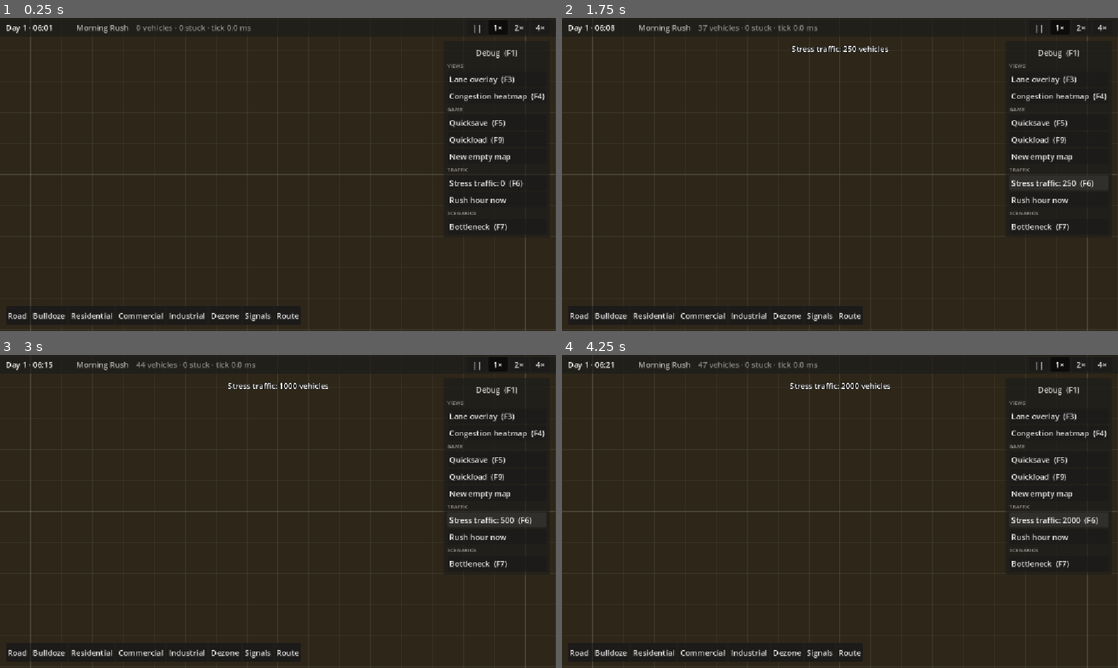
Above: before the commit, frames 1-4 (two rows, left to right).
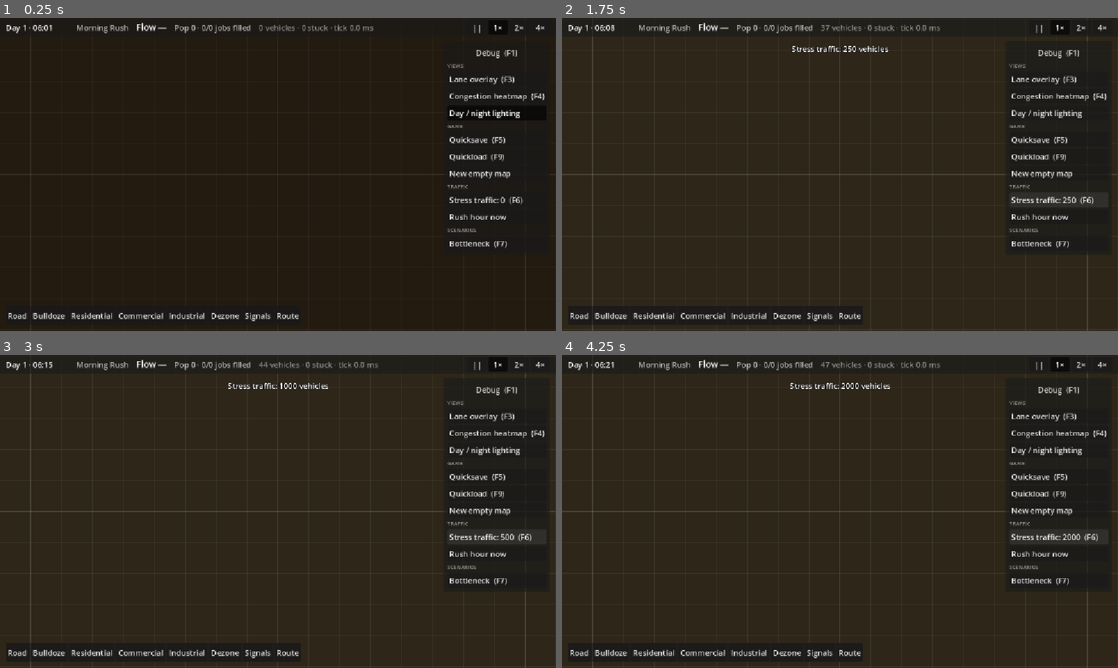
Above: after the commit, the same moments.

Repository: gimk/transit-flow
Game: Godot game, scene res://scenes/main.tscn
The game is run twice, just before and just after one commit, with the same random seed, the same clock (stepped at 60 frames per second) and the same inputs.
Inputs (mouse positions are in pixels of both pictures, inside the frame that each line leads up to):
- Up to frame 1 (0.25 s): no input
- Up to frame 2 (1.75 s): click (1056, 111) at 0.5 s, where only the run after the commit has a clickable "Day / night lighting"; click "Stress traffic: 0 (F6)" at 1.25 s
- Up to frame 3 (3 s): click "Stress traffic: 250 (F6)" at 2 s; click "Stress traffic: 500 (F6)" at 2.75 s
- Up to frame 4 (4.25 s): click "Stress traffic: 1000 (F6)" at 3.5 s

The runs differ from the first frame. In frame 1, 2.0% of the frame differs, in the area x 5-99%, y 1-100%; in frame 2, 2.0%; in frame 3, 2.0%; in frame 4, 2.0%, in the area x 24-97%, y 1-76%.

Commit message:
Phase 3c: patience, Flow score, HUD and day/night
- Trips are timed against their free-flow time: drivers turn red when
  running 2x late and give up at 4x (failed trip)
- FlowMetric scores trips (ideal / actual, failures 0) over the last game
  day; the HUD shows Flow % in green/amber/red plus population and jobs
- DayNight tints the world by time of day (debug toggle)
- Tests: scoring and window, patience and giving up, Flow reacting to
  junction control (62% stop sign vs 90% uncontrolled), and a full day
  with distinct morning / midday / evening / night traffic
- Plan and CLAUDE.md updated for Phase 3

Diff:
--- a/scenes/main.tscn
+++ b/scenes/main.tscn
@@ -14,6 +14,7 @@
 [ext_resource type="Script" path="res://tools/zone_tool.gd" id="12_zone_tool"]
 [ext_resource type="Script" path="res://view/zone_renderer.gd" id="16_zones"]
 [ext_resource type="Script" path="res://view/external_renderer.gd" id="17_externals"]
+[ext_resource type="Script" path="res://view/day_night.gd" id="18_day_night"]
 [ext_resource type="Script" uid="uid://dceukk0ff5qlu" path="res://view/intersection_renderer.gd" id="13_intersections"]
 [ext_resource type="Script" uid="uid://blpje5h1ldfb1" path="res://view/heatmap_overlay.gd" id="14_heatmap"]
 [ext_resource type="Script" uid="uid://b22w3mj2x3c0k" path="res://tools/signal_tool.gd" id="15_signal_tool"]
@@ -84,6 +85,9 @@
 [node name="SignalTool" type="Node2D" parent="World/Tools" unique_id=653219520]
 script = ExtResource("15_signal_tool")
 
+[node name="DayNight" type="CanvasModulate" parent="World"]
+script = ExtResource("18_day_night")
+
 [node name="MapCamera" type="Camera2D" parent="." unique_id=1405124855]
 script = ExtResource("2_camera")
 
--- /dev/null
+++ b/sim/city/flow_metric.gd
@@ -0,0 +1,63 @@
+class_name FlowMetric
+extends RefCounted
+## The player's score: how smoothly the city's trips flow. A finished trip scores its
+## ideal (free-flow) time divided by its actual time, capped at 1; a failed or abandoned
+## trip scores 0. Flow % is the average over trips that ended within the last game day.
+## Debug stress traffic doesn't count.
+
+## One game day, in sim seconds.
+const WINDOW := SimClock.MINUTES_PER_DAY / SimClock.GAME_MINUTES_PER_SIM_SECOND
+
+## [end time, score] for each counted trip in the window, oldest first.
+var _records: Array[Vector2] = []
+var _total := 0.0
+
+
+func _init(vehicles: VehicleSystem) -> void:
+	vehicles.vehicle_arrived.connect(_on_arrived)
+	vehicles.vehicle_failed.connect(_on_failed)
+
+
+## Flow over the last game day, 0-100, or -1 when no trip has ended yet.
+func get_flow_percent(now: float) -> float:
+	_forget_before(now - WINDOW)
+	if _records.is_empty():
+		return -1.0
+	return 100.0 * _total / _records.size()
+
+
+func get_trip_count(now: float) -> int:
+	_forget_before(now - WINDOW)
+	return _records.size()
+
+
+static func score(vehicle: Vehicle, arrived: bool) -> float:
+	if not arrived:
+		return 0.0
+	var actual := vehicle.trip_end_time - vehicle.trip_start_time
+	return 1.0 if actual <= 0.0 else clampf(vehicle.ideal_trip_time / actual, 0.0, 1.0)
+
+
+func _record(vehicle: Vehicle, arrived: bool) -> void:
+	if vehicle.owner_id == StressTraffic.OWNER_ID:
+		return
+	var value := score(vehicle, arrived)
+	_records.append(Vector2(vehicle.trip_end_time, value))
+	_total += value
+
+
+func _forget_before(time: float) -> void:
+	var drop := 0
+	while drop < _records.size() and _records[drop].x < time:
+		_total -= _records[drop].y
+		drop += 1
+	if drop > 0:
+		_records = _records.slice(drop)
+
+
+func _on_arrived(vehicle: Vehicle) -> void:
+	_record(vehicle, true)
+
+
+func _on_failed(vehicle: Vehicle) -> void:
+	_record(vehicle, false)
--- a/sim/routing/route.gd
+++ b/sim/routing/route.gd
@@ -18,6 +18,19 @@
 	travel_time = p_travel_time
 
 
+## Travel time with no traffic at all (speed limits only), in sim seconds: the yardstick
+## for patience and the Flow score.
+func get_free_flow_time(roads: RoadNetwork) -> float:
+	var time := 0.0
+	var last := lane_ids.size() - 1
+	for i in lane_ids.size():
+		var lane := roads.lanes[lane_ids[i]]
+		var from := start_distance if i == 0 else 0.0
+		var to := end_distance if i == last else lane.length
+		time += maxf(to - from, 0.0) / lane.speed_limit
+	return time
+
+
 ## The driven path as one polyline (for debug drawing and tests).
 func get_polyline(roads: RoadNetwork) -> PackedVector2Array:
 	var points := PackedVector2Array()
--- a/sim/simulation.gd
+++ b/sim/simulation.gd
@@ -19,6 +19,7 @@
 var freight: FreightSystem
 var stress: StressTraffic
 var congestion: CongestionMonitor
+var flow: FlowMetric
 var tick_count := 0
 
 
@@ -34,6 +35,7 @@
 	freight = FreightSystem.new(lots, externals, router, vehicles, clock)
 	stress = StressTraffic.new(roads, router, vehicles)
 	congestion = CongestionMonitor.new(roads, router, vehicles)
+	flow = FlowMetric.new(vehicles)
 
 
 func step() -> void:
--- a/sim/traffic/vehicle.gd
+++ b/sim/traffic/vehicle.gd
@@ -42,6 +42,15 @@
 ## When it was let into its current or next junction (VehicleSystem's grant counter).
 var entry_order := 0
 
+## Trip timing (sim seconds): when it set off, how long it would take with empty roads,
+## and when it ended. Drives patience and the Flow score.
+var trip_start_time := 0.0
+var ideal_trip_time := 0.0
+var trip_end_time := 0.0
+## Running late (shown in red); `gave_up` once patience ran out and the trip was abandoned.
+var impatient := false
+var gave_up := false
+
 ## Per-tick scratch filled by VehicleSystem before vehicles move: bumper-to-bumper gap to
 ## the vehicle ahead and its speed, and the distance to a stop line it may not cross.
 var leader_gap := INF
--- a/sim/traffic/vehicle_system.gd
+++ b/sim/traffic/vehicle_system.gd
@@ -49,6 +49,14 @@
 const STOPPED_SPEED := 1.0
 ## Below this fraction of the lane's limit a vehicle counts as held up (for re-routing).
 const SLOW_FRACTION := 0.3
+## Patience. A trip's yardstick is its free-flow time plus a little for starting and
+## stopping; past IMPATIENT_FACTOR x that + IMPATIENT_GRACE the driver is impatient (red),
+## past GIVE_UP_FACTOR x that + GIVE_UP_GRACE they give up and the trip fails.
+const START_STOP_ALLOWANCE := 2.0  ## Sim seconds.
+const IMPATIENT_FACTOR := 2.0
+const IMPATIENT_GRACE := 15.0
+const GIVE_UP_FACTOR := 4.0
+const GIVE_UP_GRACE := 60.0
 ## A vehicle within this of its stop line counts as standing at it.
 const STOP_LINE_TOLERANCE := 2.0
 ## How long a vehicle must stand at a stop sign before it may go.
@@ -110,6 +118,8 @@
 	vehicle.distance = route.start_distance
 	vehicle.next_lanes = _to_lanes(route.lane_ids.slice(1))
 	vehicle.end_distance = route.end_distance
+	vehicle.trip_start_time = _time
+	vehicle.ideal_trip_time = route.get_free_flow_time(_roads) + START_STOP_ALLOWANCE
 	_update_pose(vehicle)
 	vehicle.previous_position = vehicle.position
 	vehicle.previous_rotation = vehicle.rotation
@@ -183,6 +193,7 @@
 		_reroute_all()
 	_prepare(dt)
 	var arrived: Array[Vehicle] = []
+	var gave_up: Array[Vehicle] = []
 	for vehicle: Vehicle in vehicles.values():
 		vehicle.previous_position = vehicle.position
 		vehicle.previous_rotation = vehicle.rotation
@@ -193,10 +204,20 @@
 		vehicle.stopped_time = vehicle.stopped_time + dt if vehicle.speed < STOPPED_SPEED else 0.0
 		var slow := vehicle.speed < SLOW_FRACTION * vehicle.lane.speed_limit
 		vehicle.slow_time = vehicle.slow_time + dt if slow else 0.0
+		var elapsed := _time - vehicle.trip_start_time
+		if elapsed > vehicle.ideal_trip_time * IMPATIENT_FACTOR + IMPATIENT_GRACE:
+			vehicle.impatient = true
+			if elapsed > vehicle.ideal_trip_time * GIVE_UP_FACTOR + GIVE_UP_GRACE:
+				gave_up.append(vehicle)
 	for vehicle in arrived:
 		_detach(vehicle)
 		vehicles.erase(vehicle.id)
+		vehicle.trip_end_time = _time
 		vehicle_arrived.emit(vehicle)
+	for vehicle in gave_up:
+		if vehicles.has(vehicle.id):
+			vehicle.gave_up = true
+			_fail(vehicle)
 
 
 # --- Pass 1: what is ahead, junction requests ----------------------------------
@@ -619,9 +640,15 @@
 			or vehicle.next_lanes[0] != granted or _roads.lanes.get(granted.id) != granted):
 		_release_grant(vehicle)
 	if not ok:
-		_detach(vehicle)
-		vehicles.erase(vehicle.id)
-		vehicle_failed.emit(vehicle)
+		_fail(vehicle)
+
+
+## Ends a vehicle's trip unsuccessfully.
+func _fail(vehicle: Vehicle) -> void:
+	_detach(vehicle)
+	vehicles.erase(vehicle.id)
+	vehicle.trip_end_time = _time
+	vehicle_failed.emit(vehicle)
 
 
 ## Finds a fresh route to the destination from where the vehicle is now.
--- a/tests/integration/test_build_tools.gd
+++ b/tests/integration/test_build_tools.gd
@@ -173,7 +173,7 @@
 
 func test_main_scene_has_its_key_nodes() -> void:
 	for path in ["World/GridRenderer", "World/ZoneRenderer", "World/RoadRenderer", "World/IntersectionRenderer", "World/LotRenderer",
-			"World/VehicleRenderer", "World/HeatmapOverlay",
+			"World/VehicleRenderer", "World/HeatmapOverlay", "World/DayNight", "World/ExternalRenderer",
 			"World/LaneOverlay", "World/Tools", "MapCamera", "HUD"]:
 		assert_not_null(_main.get_node_or_null(path), path)
 	for tool_id: StringName in ToolManager.TOOL_SHORTCUTS.values():
--- /dev/null
+++ b/tests/unit/test_daily_pulse.gd
@@ -0,0 +1,63 @@
+extends GutTest
+## Phase 3 "done when": one in-game day plays through the four pulse periods with
+## visibly different traffic: commuter cars in the rushes, trucks at midday, quiet nights.
+
+const G := 64.0
+
+var sim: Simulation
+
+
+func before_each() -> void:
+	sim = Simulation.new()
+
+
+func after_each() -> void:
+	sim.dispose()
+
+
+func _cells(from: Vector2i, to: Vector2i) -> Array[Vector2i]:
+	var cells: Array[Vector2i] = []
+	for x in range(from.x, to.x + 1):
+		for y in range(from.y, to.y + 1):
+			cells.append(Vector2i(x, y))
+	return cells
+
+
+func test_a_day_has_four_distinct_traffic_periods() -> void:
+	Scenarios.add_highway(sim)
+	var origin := Grid.world_to_cell(sim.externals.points[0]) + Vector2i(6, 0)
+	var t := RoadType.load_by_id(&"local_2lane")
+	var at := func(x: int, y: int) -> Vector2: return Vector2(origin + Vector2i(x, y)) * G
+	sim.roads.add_road(at.call(0, 0), at.call(16, 0), t)
+	for x in [0, 4, 8, 12, 16]:
+		sim.roads.add_road(at.call(x, -3), at.call(x, 3), t)
+	sim.roads.add_road(at.call(0, -3), at.call(16, -3), t)
+	sim.roads.add_road(at.call(0, 3), at.call(16, 3), t)
+	sim.zones.paint(_cells(origin + Vector2i(0, -3), origin + Vector2i(7, 2)), Lot.Type.RESIDENTIAL)
+	sim.zones.paint(_cells(origin + Vector2i(8, -3), origin + Vector2i(15, -1)), Lot.Type.COMMERCIAL)
+	sim.zones.paint(_cells(origin + Vector2i(8, 0), origin + Vector2i(15, 2)), Lot.Type.INDUSTRIAL)
+
+	# New vehicles per period: [cars, trucks].
+	var counts := {}
+	for period in SimClock.Period.values():
+		counts[period] = [0, 0]
+	var seen := {}
+	var ticks := int(SimClock.MINUTES_PER_DAY / SimClock.GAME_MINUTES_PER_SIM_SECOND * Simulation.TICK_RATE)
+	for i in ticks:
+		sim.step()
+		var period := sim.clock.get_period()
+		for vehicle: Vehicle in sim.vehicles.vehicles.values():
+			if not seen.has(vehicle.id):
+				seen[vehicle.id] = true
+				counts[period][1 if vehicle.kind == Vehicle.Kind.TRUCK else 0] += 1
+	var P := SimClock.Period
+	gut.p("cars/trucks per period: morning %s, midday %s, evening %s, night %s, flow %.0f%%" % [
+		counts[P.MORNING_RUSH], counts[P.MIDDAY_LOGISTICS], counts[P.EVENING_RUSH], counts[P.NIGHT],
+		sim.flow.get_flow_percent(sim.get_sim_time())])
+
+	assert_gt(counts[P.MORNING_RUSH][0], counts[P.MORNING_RUSH][1], "morning: mostly commuter cars")
+	assert_gt(counts[P.MIDDAY_LOGISTICS][1], counts[P.MIDDAY_LOGISTICS][0], "midday: mostly trucks")
+	assert_gt(counts[P.EVENING_RUSH][0], counts[P.EVENING_RUSH][1], "evening: mostly commuter cars")
+	var night_total: int = counts[P.NIGHT][0] + counts[P.NIGHT][1]
+	assert_lt(night_total, counts[P.MORNING_RUSH][0], "night is quiet")
+	assert_gt(sim.flow.get_flow_percent(sim.get_sim_time()), 0.0, "trips were scored")
--- /dev/null
+++ b/tests/unit/test_flow.gd
@@ -0,0 +1,105 @@
+extends GutTest
+## Phase 3c: patience, failed trips and the Flow score.
+
+const G := 64.0
+const DT := Simulation.TICK_DT
+
+var sim: Simulation
+
+
+func before_each() -> void:
+	sim = Simulation.new()
+
+
+func after_each() -> void:
+	sim.dispose()
+
+
+func _road(from: Vector2, to: Vector2) -> void:
+	sim.roads.add_road(from * G, to * G, RoadType.load_by_id(&"local_2lane"))
+
+
+func _spawn(from: Vector2, to: Vector2, owner := 1) -> Vehicle:
+	var a := sim.roads.find_lane_position(from * G, 4.0)
+	var b := sim.roads.find_lane_position(to * G, 4.0)
+	return sim.vehicles.spawn(sim.router.find_route(a.lane_id, a.distance, b.lane_id, b.distance), -1, owner)
+
+
+func _trip(start: float, ideal: float, end: float, owner := 1) -> Vehicle:
+	var vehicle := Vehicle.new()
+	vehicle.owner_id = owner
+	vehicle.trip_start_time = start
+	vehicle.ideal_trip_time = ideal
+	vehicle.trip_end_time = end
+	return vehicle
+
+
+func test_score_is_ideal_over_actual_capped_at_one() -> void:
+	assert_eq(FlowMetric.score(_trip(0.0, 10.0, 10.0), true), 1.0)
+	assert_eq(FlowMetric.score(_trip(0.0, 10.0, 8.0), true), 1.0, "faster than ideal still caps at 1")
+	assert_almost_eq(FlowMetric.score(_trip(0.0, 10.0, 40.0), true), 0.25, 0.0001)
+	assert_eq(FlowMetric.score(_trip(0.0, 10.0, 12.0), false), 0.0, "failed trips score 0")
+
+
+func test_flow_averages_trips_of_the_last_day() -> void:
+	assert_eq(sim.flow.get_flow_percent(0.0), -1.0, "no data yet")
+	sim.vehicles.vehicle_arrived.emit(_trip(0.0, 10.0, 10.0))
+	sim.vehicles.vehicle_arrived.emit(_trip(0.0, 10.0, 20.0))
+	sim.vehicles.vehicle_failed.emit(_trip(0.0, 10.0, 30.0))
+	assert_almost_eq(sim.flow.get_flow_percent(30.0), 50.0, 0.001)
+	assert_eq(sim.flow.get_trip_count(30.0), 3)
+	# A day later, only newer trips count.
+	sim.vehicles.vehicle_arrived.emit(_trip(400.0, 10.0, 410.0))
+	assert_almost_eq(sim.flow.get_flow_percent(410.0), 100.0, 0.001)
+	assert_eq(sim.flow.get_trip_count(410.0), 1)
+
+
+func test_stress_traffic_is_not_counted() -> void:
+	sim.vehicles.vehicle_failed.emit(_trip(0.0, 10.0, 30.0, StressTraffic.OWNER_ID))
+	assert_eq(sim.flow.get_trip_count(30.0), 0)
+
+
+func test_free_flow_trip_scores_near_full_marks() -> void:
+	_road(Vector2(0, 4), Vector2(12, 4))
+	var vehicle := _spawn(Vector2(1, 4) + Vector2(0, 7) / G, Vector2(11, 4) + Vector2(0, 7) / G)
+	assert_gt(vehicle.ideal_trip_time, 0.0)
+	while sim.vehicles.vehicles.has(vehicle.id):
+		sim.vehicles.step(DT)
+	assert_gt(FlowMetric.score(vehicle, true), 0.9, "an empty road is close to ideal")
+	assert_false(vehicle.impatient)
+
+
+func test_late_drivers_turn_impatient_then_give_up() -> void:
+	_road(Vector2(0, 4), Vector2(12, 4))
+	var vehicle := _spawn(Vector2(1, 4) + Vector2(0, 7) / G, Vector2(11, 4) + Vector2(0, 7) / G)
+	var ideal := vehicle.ideal_trip_time
+	# Pretend the trip has dragged on.
+	vehicle.trip_start_time = -(ideal * VehicleSystem.IMPATIENT_FACTOR + VehicleSystem.IMPATIENT_GRACE + 1.0)
+	sim.vehicles.step(DT)
+	assert_true(vehicle.impatient)
+	assert_true(sim.vehicles.vehicles.has(vehicle.id), "still driving")
+	vehicle.trip_start_time = -(ideal * VehicleSystem.GIVE_UP_FACTOR + VehicleSystem.GIVE_UP_GRACE + 1.0)
+	watch_signals(sim.vehicles)
+	sim.vehicles.step(DT)
+	assert_true(vehicle.gave_up)
+	assert_false(sim.vehicles.vehicles.has(vehicle.id))
+	assert_signal_emitted_with_parameters(sim.vehicles, "vehicle_failed", [vehicle])
+
+
+## Flow reacts to the network: the bottleneck morning scores worse with its stop sign
+## than with the junction left uncontrolled.
+func test_flow_reacts_to_junction_control() -> void:
+	var with_stop := _bottleneck_flow(RoadNode.JunctionControl.STOP_SIGN)
+	var uncontrolled := _bottleneck_flow(RoadNode.JunctionControl.NONE)
+	gut.p("bottleneck morning flow: %.0f%% with the stop sign, %.0f%% uncontrolled" % [with_stop, uncontrolled])
+	assert_gt(uncontrolled, with_stop + 5.0)
+
+
+func _bottleneck_flow(control: RoadNode.JunctionControl) -> float:
+	sim.dispose()
+	sim = Simulation.new()
+	var info := Scenarios.build_bottleneck(sim, Vector2i(30, 30))
+	sim.roads.set_node_control(sim.roads.find_node_at(info.junction), control)
+	for tick in Simulation.TICK_RATE * 120:
+		sim.step()
+	return sim.flow.get_flow_percent(sim.get_sim_time())
--- a/ui/debug_menu.gd
+++ b/ui/debug_menu.gd
@@ -31,6 +31,7 @@
 	_add_section("Views")
 	_add_overlay_toggle(LaneOverlay.OVERLAY_ID, "Lane overlay", "F3")
 	_add_overlay_toggle(HeatmapOverlay.OVERLAY_ID, "Congestion heatmap", "F4")
+	_add_overlay_toggle(DayNight.OVERLAY_ID, "Day / night lighting", "")
 	_add_section("Game")
 	_add_button("Quicksave", "F5", Game.quick_save)
 	_add_button("Quickload", "F9", Game.quick_load)
@@ -42,6 +43,8 @@
 	_add_button("Bottleneck", "F7", Game.load_bottleneck_scenario)
 
 	Events.debug_overlay_changed.connect(_on_overlay_changed)
+	# Lighting starts on.
+	_overlay_buttons[DayNight.OVERLAY_ID].set_pressed_no_signal(true)
 	_refresh_stress_label()
 
 
--- a/ui/hud.gd
+++ b/ui/hud.gd
@@ -3,9 +3,14 @@
 ## tool hint line and short-lived notifications.
 
 const NOTIFICATION_SECONDS := 2.0
+## Flow thresholds for the HUD colour (80% is the level-up goal in the design).
+const FLOW_GOOD := 80.0
+const FLOW_POOR := 60.0
 
 @onready var _time_label: Label = %TimeLabel
 @onready var _period_label: Label = %PeriodLabel
+@onready var _flow_label: Label = %FlowLabel
+@onready var _city_label: Label = %CityLabel
 @onready var _stats_label: Label = %StatsLabel
 @onready var _speed_buttons: Array[Button] = [%PauseButton, %Speed1Button, %Speed2Button, %Speed3Button]
 ## Tool id (= ToolManager child node name) -> its toolbar button.
@@ -46,9 +51,27 @@
 	_period_label.text = clock.get_period_name()
 	# Counting stuck vehicles walks every vehicle, so refresh a few times a second only.
 	if Engine.get_process_frames() % 15 == 0:
-		var vehicles := Game.simulation.vehicles
+		var sim := Game.simulation
 		_stats_label.text = "%d vehicles · %d stuck · tick %.1f ms" % [
-			vehicles.vehicles.size(), vehicles.get_stuck_count(), Game.average_tick_ms]
+			sim.vehicles.vehicles.size(), sim.vehicles.get_stuck_count(), Game.average_tick_ms]
+		_city_label.text = "Pop %d · %d/%d jobs filled" % [
+			sim.citizens.citizens.size(), sim.citizens.get_employed_count(), sim.citizens.get_job_count()]
+		_update_flow(sim.flow.get_flow_percent(sim.get_sim_time()))
+
+
+## Flow %, coloured: green when traffic flows, amber when it struggles, red when jammed.
+func _update_flow(percent: float) -> void:
+	if percent < 0.0:
+		_flow_label.text = "Flow —"
+		_flow_label.modulate = Color.WHITE
+		return
+	_flow_label.text = "Flow %d%%" % roundi(percent)
+	if percent >= FLOW_GOOD:
+		_flow_label.modulate = Color("66bb6a")
+	elif percent >= FLOW_POOR:
+		_flow_label.modulate = Color("ffca28")
+	else:
+		_flow_label.modulate = Color("ef5350")
 
 
 func _on_speed_changed(speed_index: int, _multiplier: int) -> void:
--- a/ui/hud.tscn
+++ b/ui/hud.tscn
@@ -33,6 +33,22 @@
 layout_mode = 2
 modulate = Color(1, 1, 1, 0.7)
 text = "Morning Rush"
+
+[node name="FlowLabel" type="Label" parent="TopBar/Margin/Row"]
+unique_name_in_owner = true
+layout_mode = 2
+tooltip_text = "Flow: how close trips over the last game day came to free-flow time (failed or abandoned trips count as 0)"
+mouse_filter = 1
+theme_override_font_sizes/font_size = 18
+text = "Flow —"
+
+[node name="CityLabel" type="Label" parent="TopBar/Margin/Row"]
+unique_name_in_owner = true
+layout_mode = 2
+modulate = Color(1, 1, 1, 0.7)
+tooltip_text = "Population · jobs"
+mouse_filter = 1
+text = "Pop 0"
 
 [node name="StatsLabel" type="Label" parent="TopBar/Margin/Row"]
 unique_name_in_owner = true
--- /dev/null
+++ b/view/day_night.gd
@@ -0,0 +1,41 @@
+class_name DayNight
+extends CanvasModulate
+## Tints the world by time of day: dark blue at night, warm at dawn and dusk, neutral by
+## day. The HUD lives on its own CanvasLayer and isn't affected. Toggle from the debug
+## menu (overlay id &"day_night").
+
+const OVERLAY_ID := &"day_night"
+## (hour, tint) keyframes, interpolated linearly; must start at 0 and end at 24.
+const KEYFRAMES := [
+	[0.0, Color(0.38, 0.42, 0.62)],
+	[5.0, Color(0.38, 0.42, 0.62)],
+	[6.5, Color(0.95, 0.78, 0.68)],
+	[8.0, Color(1, 1, 1)],
+	[17.5, Color(1, 1, 1)],
+	[19.5, Color(0.95, 0.72, 0.62)],
+	[21.0, Color(0.38, 0.42, 0.62)],
+	[24.0, Color(0.38, 0.42, 0.62)],
+]
+
+
+func _ready() -> void:
+	Events.debug_overlay_toggle_requested.connect(_on_toggle_requested)
+
+
+func _process(_delta: float) -> void:
+	color = tint_at(Game.simulation.clock.get_time_of_day_hours())
+
+
+static func tint_at(hour: float) -> Color:
+	for i in KEYFRAMES.size() - 1:
+		var from: Array = KEYFRAMES[i]
+		var to: Array = KEYFRAMES[i + 1]
+		if hour <= to[0]:
+			return (from[1] as Color).lerp(to[1], inverse_lerp(from[0], to[0], hour))
+	return KEYFRAMES[-1][1]
+
+
+func _on_toggle_requested(overlay_id: StringName) -> void:
+	if overlay_id == OVERLAY_ID:
+		visible = not visible
+		Events.debug_overlay_changed.emit(OVERLAY_ID, visible)
--- a/view/vehicle_renderer.gd
+++ b/view/vehicle_renderer.gd
@@ -6,6 +6,8 @@
 
 const MIN_CAPACITY := 64
 const TRUCK_COLOR := Color("b08d6a")
+## Drivers running far behind their ideal trip time.
+const IMPATIENT_COLOR := Color("ff5a4f")
 
 
 func _ready() -> void:
@@ -36,6 +38,8 @@
 
 
 static func color_for_vehicle(vehicle: Vehicle) -> Color:
+	if vehicle.impatient:
+		return IMPATIENT_COLOR
 	if vehicle.kind == Vehicle.Kind.TRUCK:
 		return TRUCK_COLOR
 	return color_for(vehicle.owner_id if vehicle.owner_id >= 0 else vehicle.id)
Not shown, added: sim/city/flow_metric.gd.uid
Not shown, added: tests/unit/test_daily_pulse.gd.uid
Not shown, added: tests/unit/test_flow.gd.uid
Not shown, added: view/day_night.gd.uid
Not shown, changed: CLAUDE.md
Not shown, changed: docs/IMPLEMENTATION_PLAN.md
